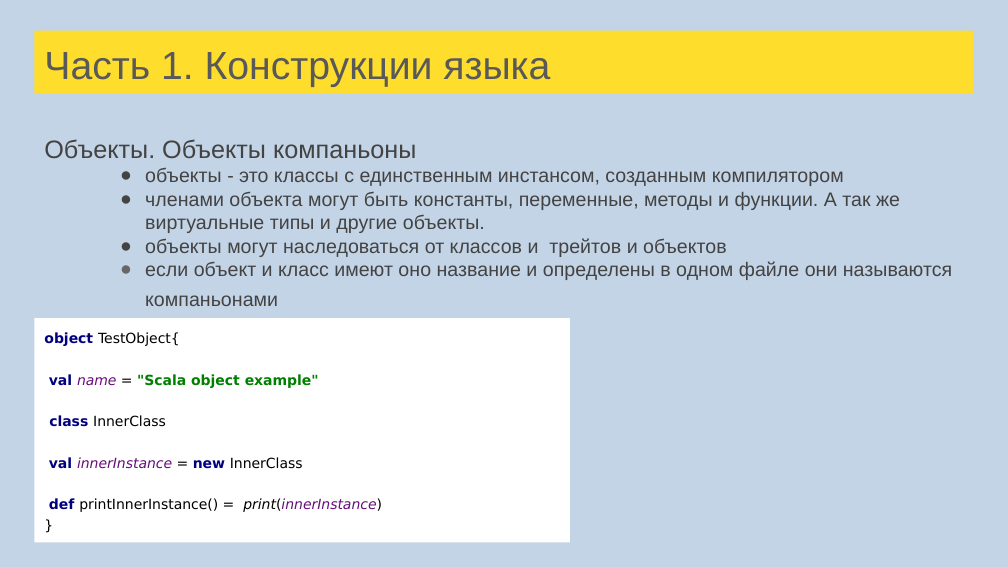
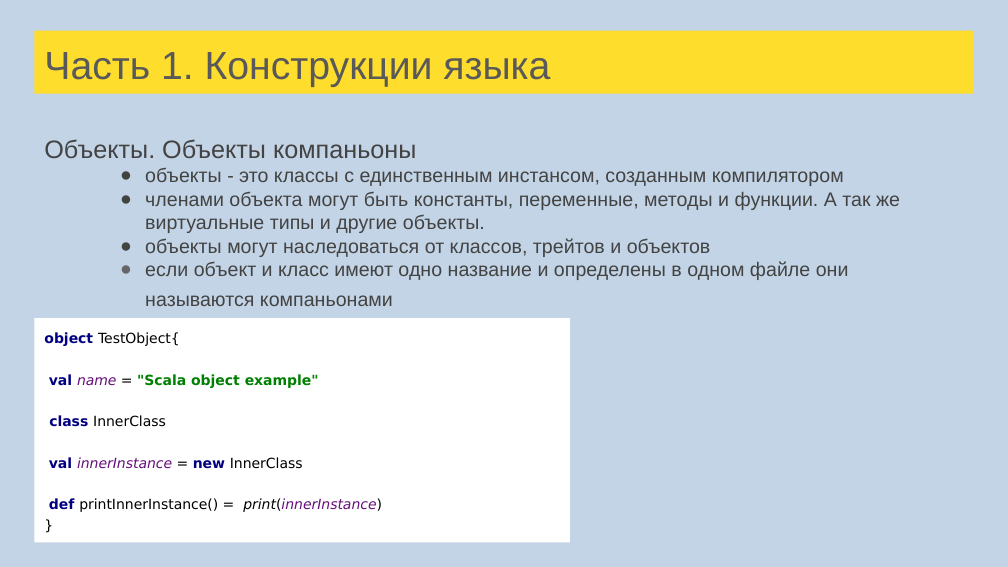
Before and after one commit to tralfamadore/ScalaLectures, a slide deck: slide 69 of src/main/resources/Лекции Scala для FinTech.pptx (slide 61 before the commit). Drawn at 1008x567 pixels with LibreOffice and Linux fonts; fonts in the diff are those of the drawing. Boxes give left, top, right and bottom in pixels: in the first picture for what was removed or moved away, otherwise in the second. Text is boxed around its words. In the diff, an @@ line names an element or a change of style, - is before the commit and + after.

```diff
--- a/src/main/resources/Лекции Scala для FinTech.pptx
+++ b/src/main/resources/Лекции Scala для FinTech.pptx
@@ text at bbox=[145, 238, 849, 306]: text changed @@
-● объекты могут наследоваться от классов и трейтов и объектов
-● если объект и класс имеют оно название и определены в одном файле они называются компаньонами
+● объекты могут наследоваться от классов, трейтов и объектов
+● если объект и класс имеют одно название и определены в одном файле они называются компаньонами
```
Also in this commit, not shown: 17 other slides changed, 16 slides added, 2 slides removed, 1 other file.
